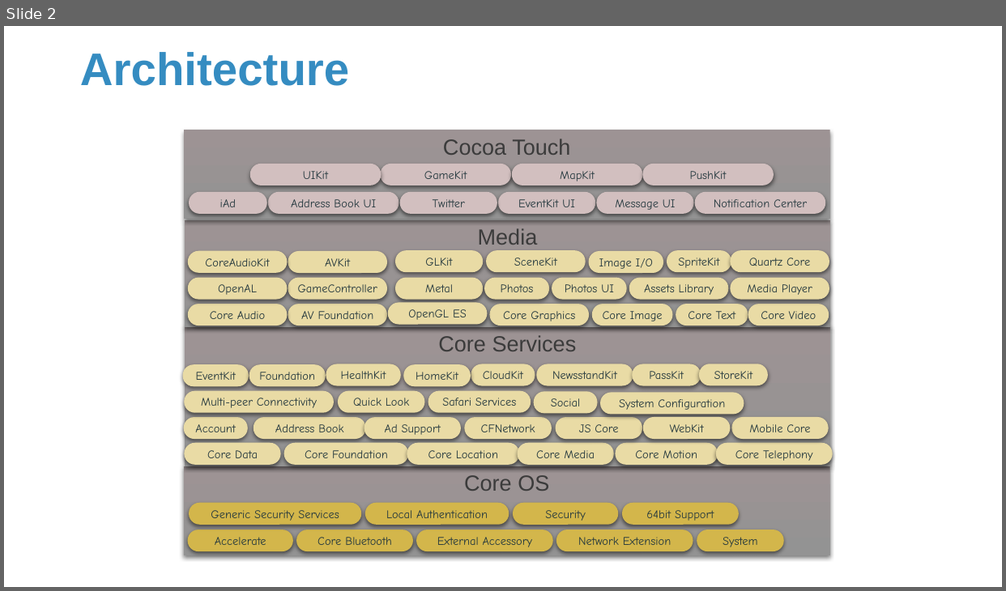
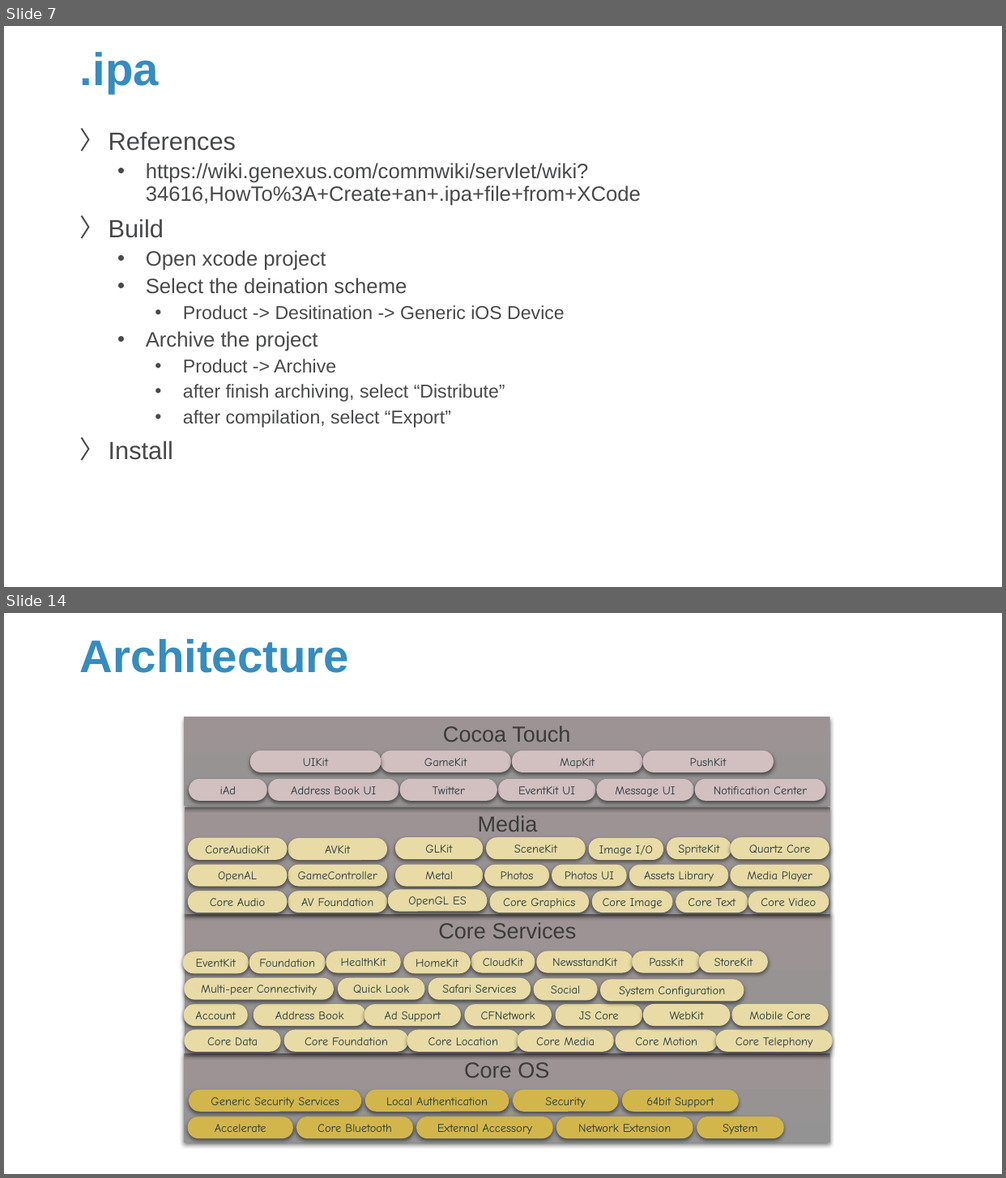
Before and after one commit to Sparks-Lu/TechNotes, a slide deck: Misc/iOS_General.pptx. Shown one above the other, each under a label of ours: slide 2 before the commit, slides 7 and 14 after it; the slides between them are not shown. The pictures are 1006x591 and 1006x1178 pixels, drawn with LibreOffice and Linux fonts; fonts in the diff are those of the drawing; background and template pictures are left out. Boxes give left, top, right and bottom in pixels: in the first picture for what was removed or moved away, otherwise in the second. Text is boxed around its words. In the diff, an @@ line names an element or a change of style, - is before the commit and + after.

```diff
--- a/Misc/iOS_General.pptx
+++ b/Misc/iOS_General.pptx
@@ slide 7 added at (4,26,1002,587), background picture (left out) @@
@@ title added at (80,52,159,94), 44 pt, text #358CC1, bold @@
+.ipa
@@ text added at (108,131,641,428), 20 pt, text #47494B @@
+〉 References
+  • https://wiki.genexus.com/commwiki/servlet/wiki?34616,HowTo%3A+Create+an+.ipa+file+from+XCode
+〉 Build
+  • Open xcode project
+  • Select the deination scheme
+    • Product -> Desitination -> Generic iOS Device
+  • Archive the project
+    • Product -> Archive
+    • after finish archiving, select “Distribute”
+    • after compilation, select “Export”
+〉 Install
@@ what was slide 2 is now slide 14 @@
```
Also in this commit, not shown: 1 slide changed, 11 other slides added, 9 other files.
